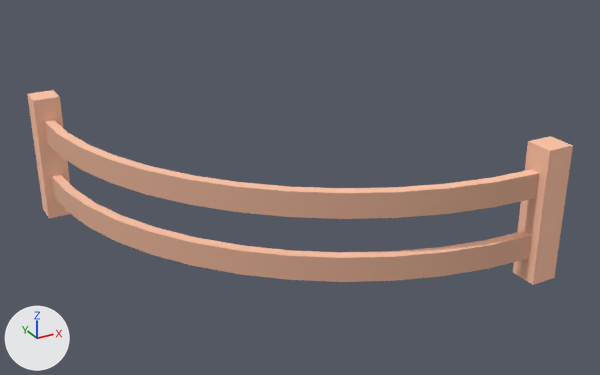
Renders of the OBJ model DynamicLab/Assets/Nature Kit/Models/OBJ format/fence_bend.obj from each side of a commit.
The view is the same before and after, from a 50 mm camera at (-0.898, -1.755, 1.018) aimed at (0.048, -0.034, 0.157). The lights are fixed; the arrows at lower left show +X, +Y and +Z. The first picture is the older version. Where no turn or scale is listed for an object, it has been applied to the vertices.

Script lines for the objects in view, before the commit:
```python
mat_wood = principled_material('wood')
mat_wood.base_color = (1.0, 0.557, 0.384)  # beige #ffc5a7
mat_wood.roughness = 1.0
mat_wooddark = principled_material('woodDark')
mat_wooddark.base_color = (0.769, 0.427, 0.294)  # beige #e3af94
mat_wooddark.roughness = 1.0
me_fence_bend = bpy.data.meshes.new('fence_bend')
me_fence_bend.from_pydata(...)  # 120 vertices, 240 faces; spans x -0.5..0.5, y -0.5..0.5, z 0.0..0.345
# faces by material slot: [96, 144]
me_fence_bend.materials.append(mat_wooddark)  # beige #e3af94
me_fence_bend.materials.append(mat_wood)  # beige #ffc5a7
ob_fence_bend = bpy.data.objects.new('fence_bend', me_fence_bend)
ob_fence_bend.location = (0.0, 0.0, 0.0)
```
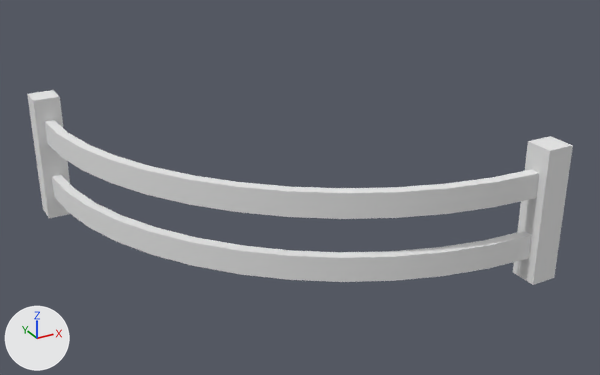
Pixel boxes [x1, y1, x2, y2] of what changed, in the pictures (600 x 375 px):
```json
{"object": "fence_bend", "change": "recoloured", "before": [27, 90, 573, 285], "after": [27, 90, 573, 285], "on screen": "beige to white"}
```

Edits to the scene script, one JSON object a line:
```json
{"op": "set", "path": "mat_wooddark.base_color", "old": "(0.769, 0.427, 0.294)", "new": "(0.8, 0.8, 0.8)", "note": "beige #e3af94 -> white #e7e7e7"}
{"op": "set", "path": "mat_wood.base_color", "old": "(1.0, 0.557, 0.384)", "new": "(0.8, 0.8, 0.8)", "note": "beige #ffc5a7 -> white #e7e7e7"}
```
